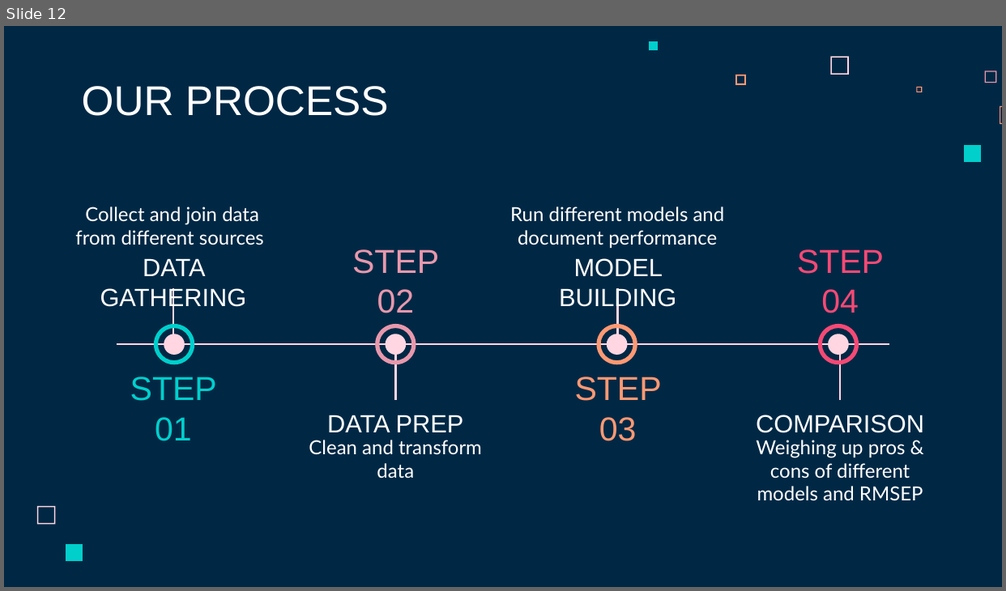
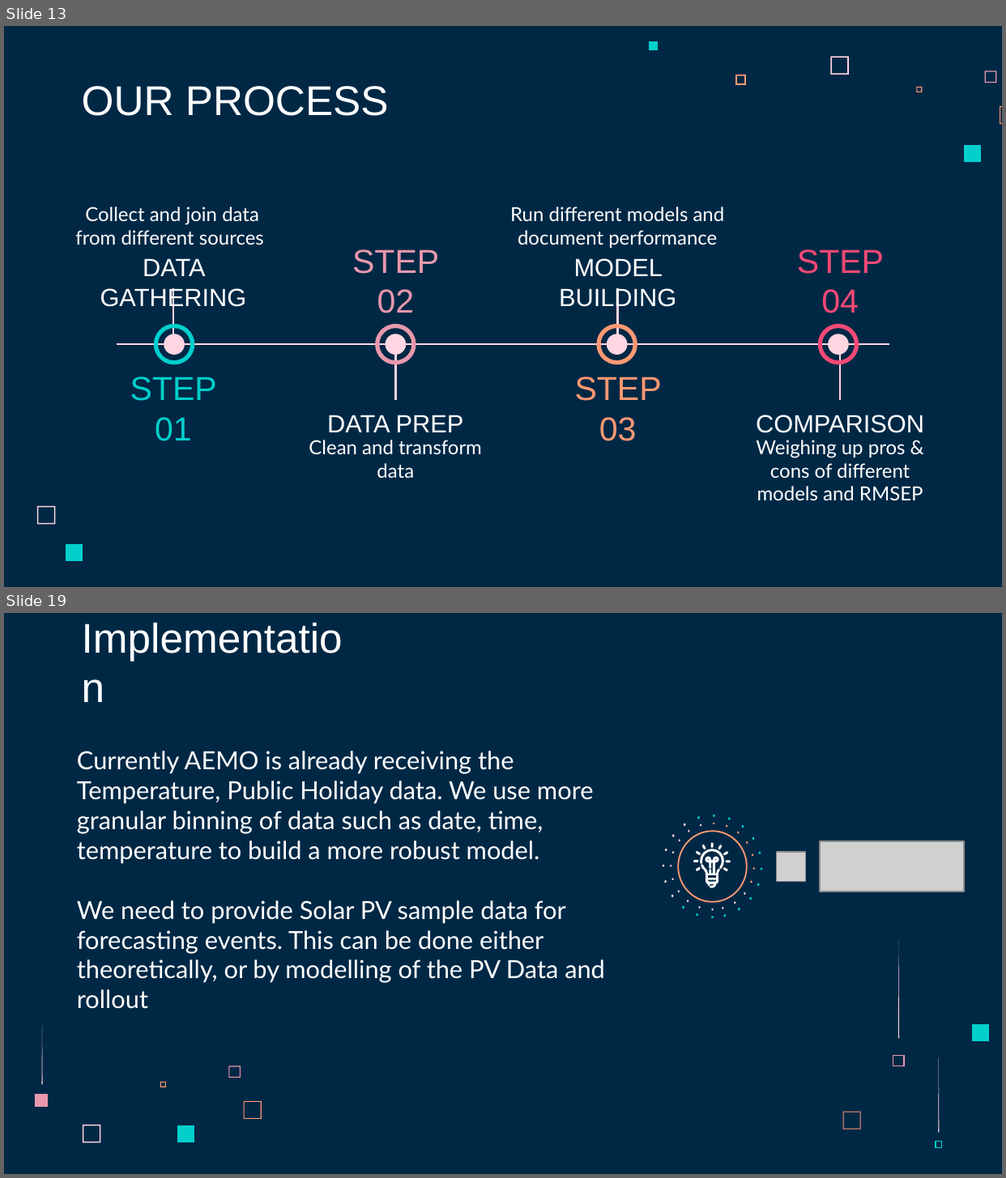
Before and after one commit to Jimbobaus/project, a slide deck: Presentation/draft_slides.pptx. Shown one above the other, each under a label of ours: slide 12 before the commit, slides 13 and 19 after it; the slides between them are not shown. The pictures are 1006x591 and 1006x1178 pixels, drawn with LibreOffice and Linux fonts; fonts in the diff are those of the drawing; grey boxes stand for pictures. Boxes give left, top, right and bottom in pixels: in the first picture for what was removed or moved away, otherwise in the second. Text is boxed around its words. In the diff, an @@ line names an element or a change of style, - is before the commit and + after.

```diff
--- a/Presentation/draft_slides.pptx
+++ b/Presentation/draft_slides.pptx
@@ slide 19 added at (x1=4, y1=613, x2=1002, y2=1174), background #002845 @@
@@ title added at (x1=72, y1=658, x2=365, y2=721), 30 pt, text #FFFFFF @@
+Implementation
@@ text added at (x1=77, y1=751, x2=605, y2=1009), 18 pt, text #FFFFFF @@
+Currently AEMO is already receiving the Temperature, Public Holiday data. We use more granular binning of data such as date, time, temperature to build a more robust model.
+We need to provide Solar PV sample data for forecasting events. This can be done either theoretically, or by modelling of the PV Data and rollout
@@ group added at (x1=662, y1=815, x2=964, y2=919): 52 freeform shapes, 2 pictures @@
@@ freeform shape added at (x1=898, y1=941, x2=899, y2=1039), fill #FFD6E1 @@
@@ freeform shape added at (x1=42, y1=1024, x2=43, y2=1085), fill #FFD6E1 @@
@@ freeform shape added at (x1=972, y1=1024, x2=989, y2=1041), fill #00CFCC @@
@@ freeform shape added at (x1=228, y1=1066, x2=241, y2=1078), fill #E898AC @@
@@ freeform shape added at (x1=893, y1=1055, x2=904, y2=1066), outline #E898AC 0.75 pt @@
@@ freeform shape added at (x1=938, y1=1057, x2=939, y2=1133), fill #FFD6E1 @@
@@ freeform shape added at (x1=35, y1=1094, x2=48, y2=1107), fill #E898AC @@
@@ freeform shape added at (x1=160, y1=1082, x2=167, y2=1088), fill #FF9973 @@
@@ freeform shape added at (x1=244, y1=1101, x2=262, y2=1119), fill #FF9973 @@
@@ freeform shape added at (x1=843, y1=1112, x2=861, y2=1130), fill #FF9973 @@
@@ freeform shape added at (x1=83, y1=1125, x2=101, y2=1143), fill #FFD6E1 @@
@@ freeform shape added at (x1=177, y1=1126, x2=194, y2=1143), fill #00CFCC @@
@@ freeform shape added at (x1=935, y1=1142, x2=941, y2=1148), outline #00CFCC 0.75 pt @@
@@ what was slide 12 is now slide 13 @@
```
Also in this commit, not shown: 11 slides changed, 11 other slides added, 7 slides removed.
